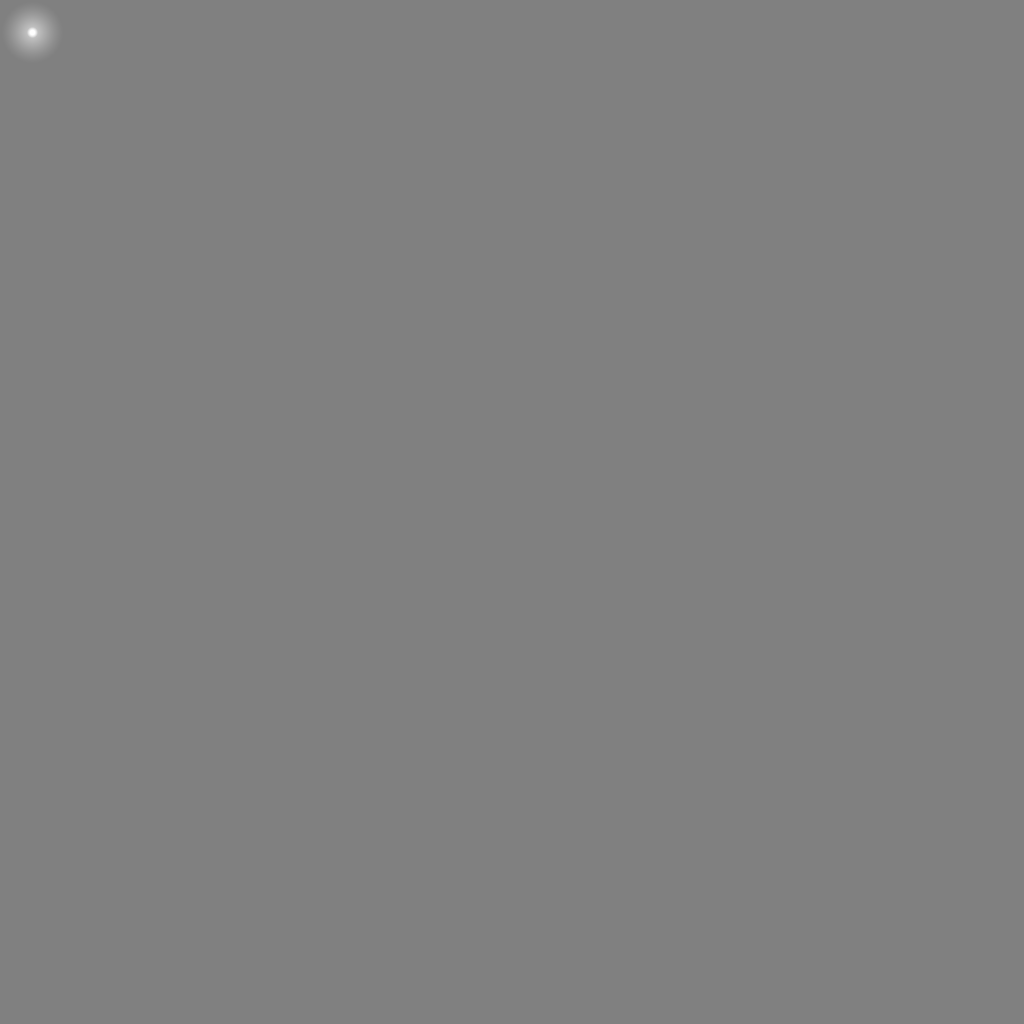
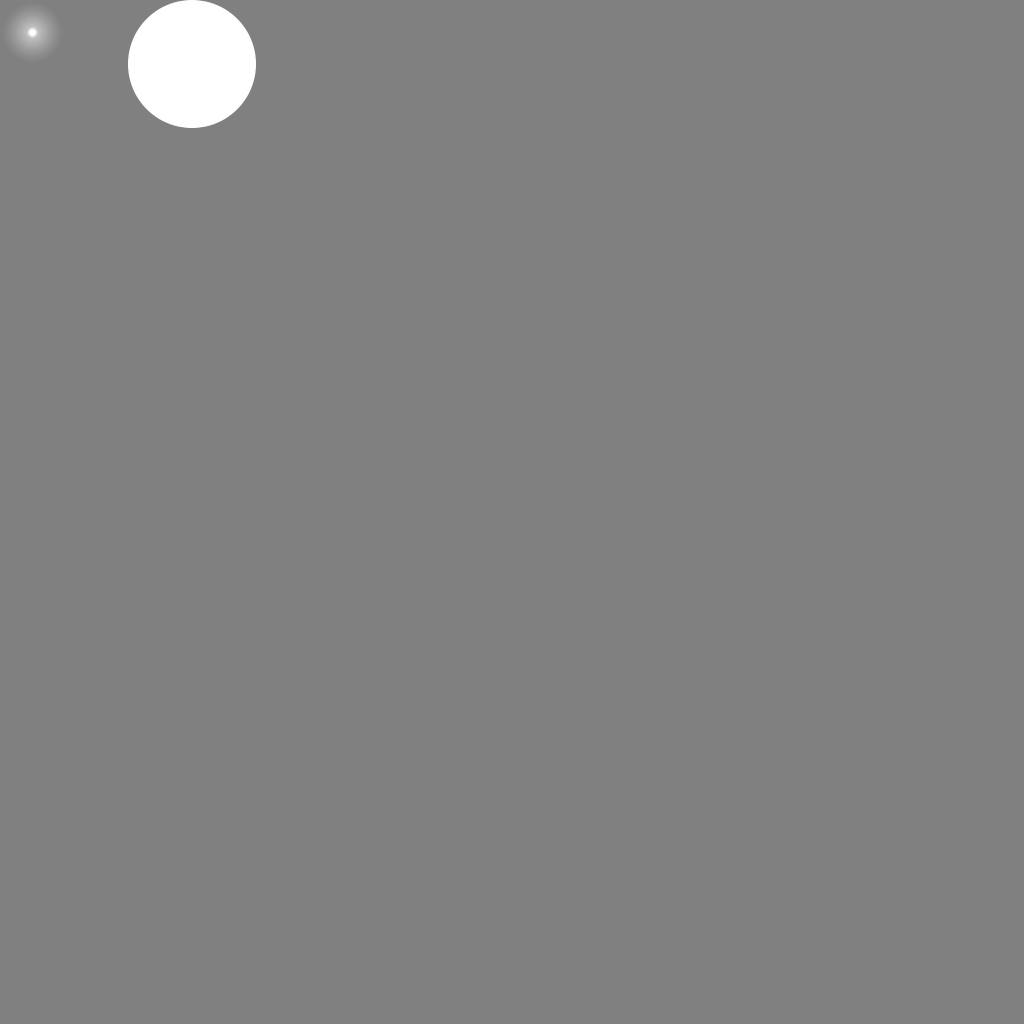
Revision of a layered 1024px x 1024px image; what changed, layer by layer:
added layer "Ellipse 1" above "Layer 1" over [128, 0, 256, 128]
